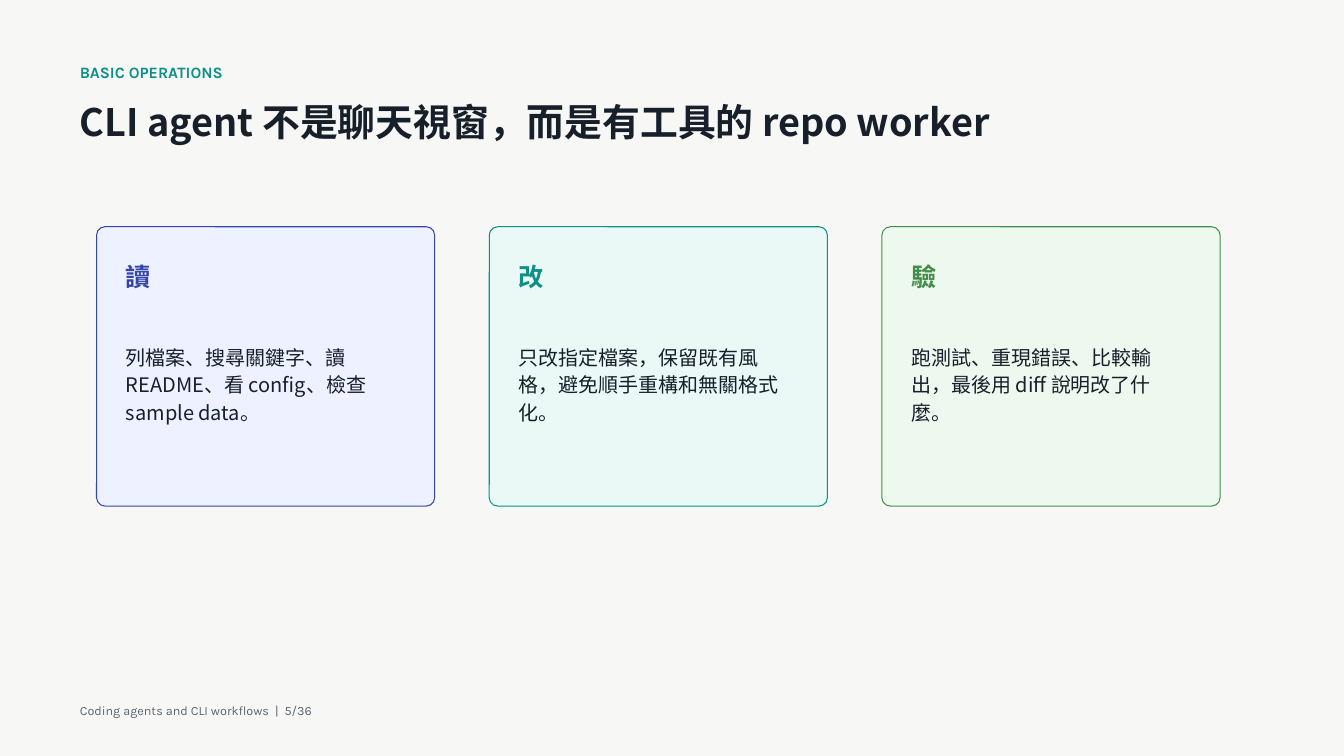
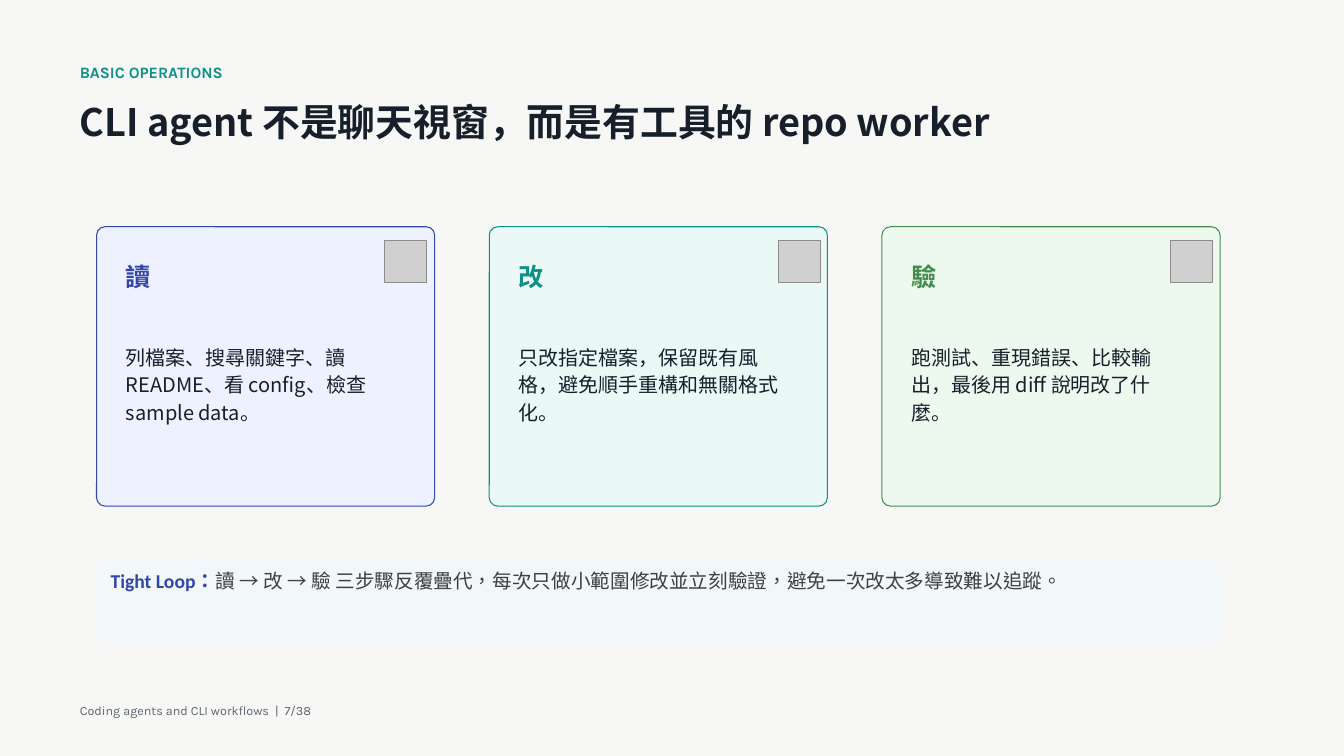
Before and after one commit to godkin1211/LLM_applications_on_BioMedicalData, a slide deck: slide 7 of slides/lesson-07-coding-agents-cli-workflows.pptx (slide 5 before the commit). Drawn at 1344x756 pixels with LibreOffice and Linux fonts; fonts in the diff are those of the drawing; grey boxes stand for pictures. Boxes give left, top, right and bottom in pixels: in the first picture for what was removed or moved away, otherwise in the second. Text is boxed around its words. In the diff, an @@ line names an element or a change of style, - is before the commit and + after.

```diff
--- a/slides/lesson-07-coding-agents-cli-workflows.pptx
+++ b/slides/lesson-07-coding-agents-cli-workflows.pptx
@@ picture added at (x1=385, y1=241, x2=427, y2=283) @@
@@ picture added at (x1=778, y1=241, x2=821, y2=283) @@
@@ picture added at (x1=1171, y1=241, x2=1213, y2=283) @@
@@ text added at (x1=111, y1=571, x2=1062, y2=592), 14 pt, text #404040 @@
+Tight Loop：讀 → 改 → 驗 三步驟反覆疊代，每次只做小範圍修改並立刻驗證，避免一次改太多導致難以追蹤。
@@ text at (x1=80, y1=706, x2=312, y2=718): text changed @@
-Coding agents and CLI workflows | 5/36
+Coding agents and CLI workflows | 7/38
```
Also in this commit, not shown: 35 other slides changed, 2 slides added, 1 other file.
